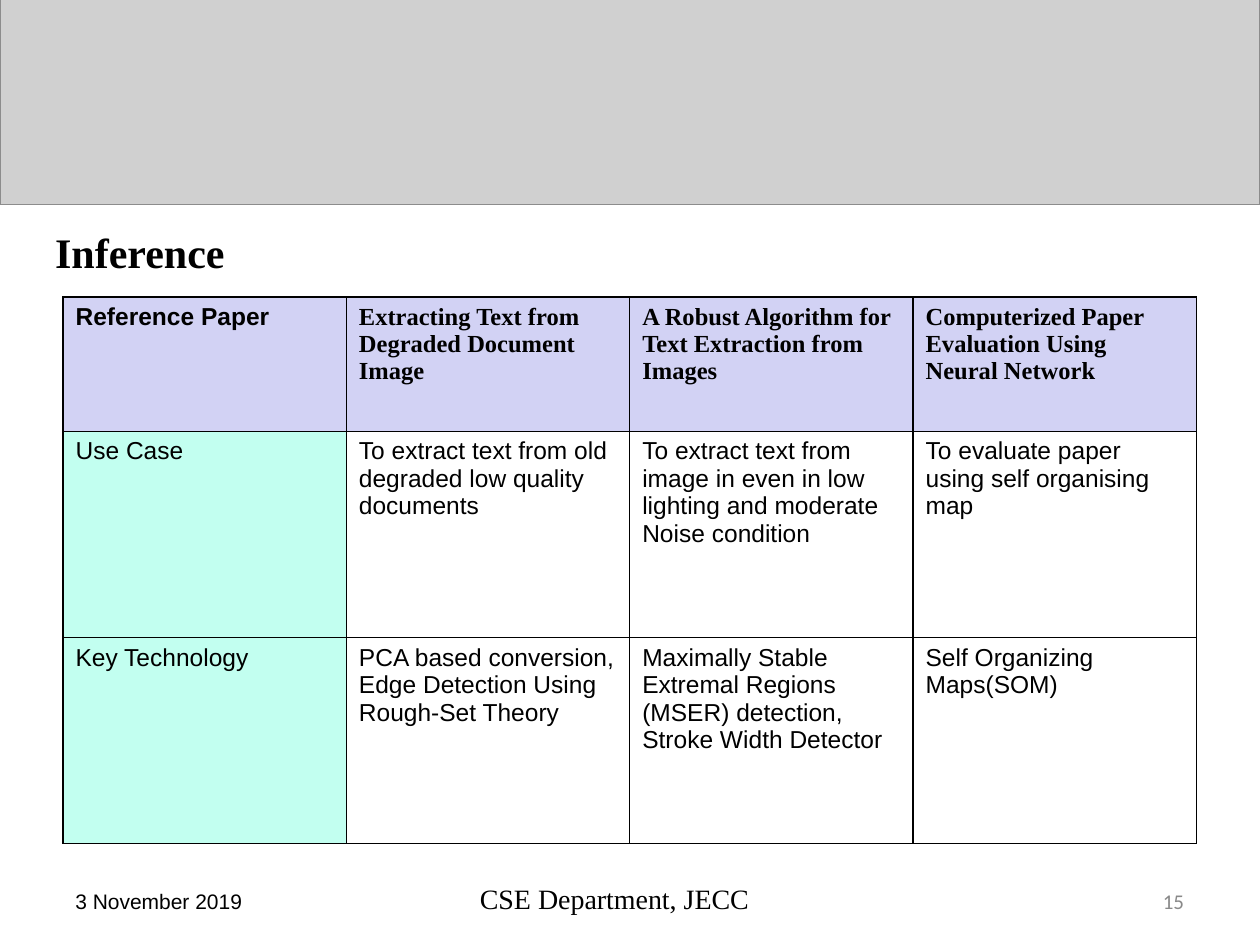
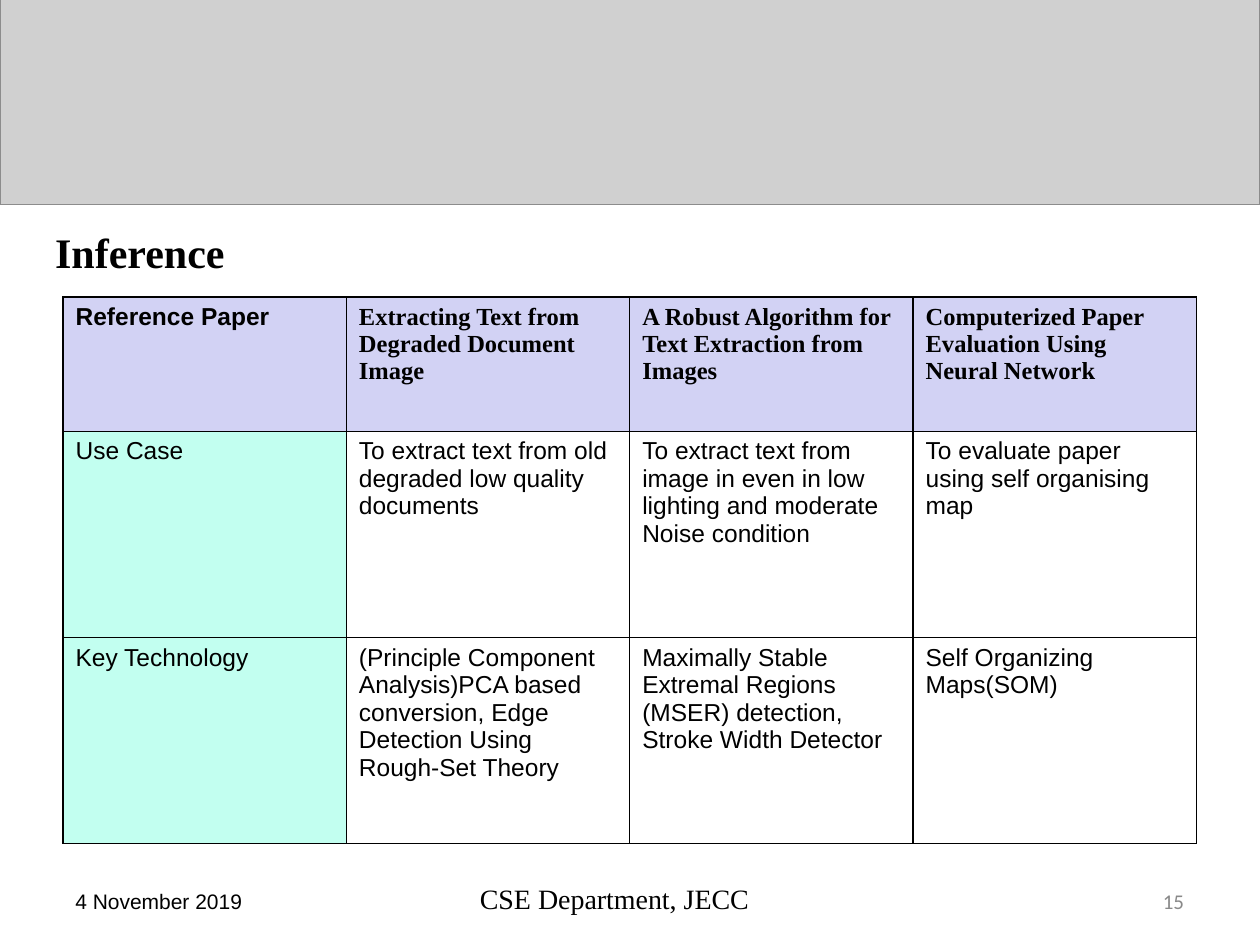
Before and after one commit to sreeragrnandan/Design-Project, a slide deck: slide 15 of DP G7 first review.pptx. Drawn at 1260x945 pixels with LibreOffice and Linux fonts; fonts in the diff are those of the drawing; grey boxes stand for pictures. Boxes give left, top, right and bottom in pixels: in the first picture for what was removed or moved away, otherwise in the second. Text is boxed around its words. In the diff, an @@ line names an element or a change of style, - is before the commit and + after.

```diff
--- a/DP G7 first review.pptx
+++ b/DP G7 first review.pptx
@@ table at <box>63,297,1197,844</box> @@
-row 3, column 2: PCA based conversion, Edge Detection Using Rough-Set Theory
+row 3, column 2: (Principle Component Analysis)PCA based conversion, Edge Detection Using Rough-Set Theory
@@ text at <box>75,893,242,910</box>: text changed @@
-3 November 2019
+4 November 2019
```
Also in this commit, not shown: 25 other slides changed, 53 other files.
